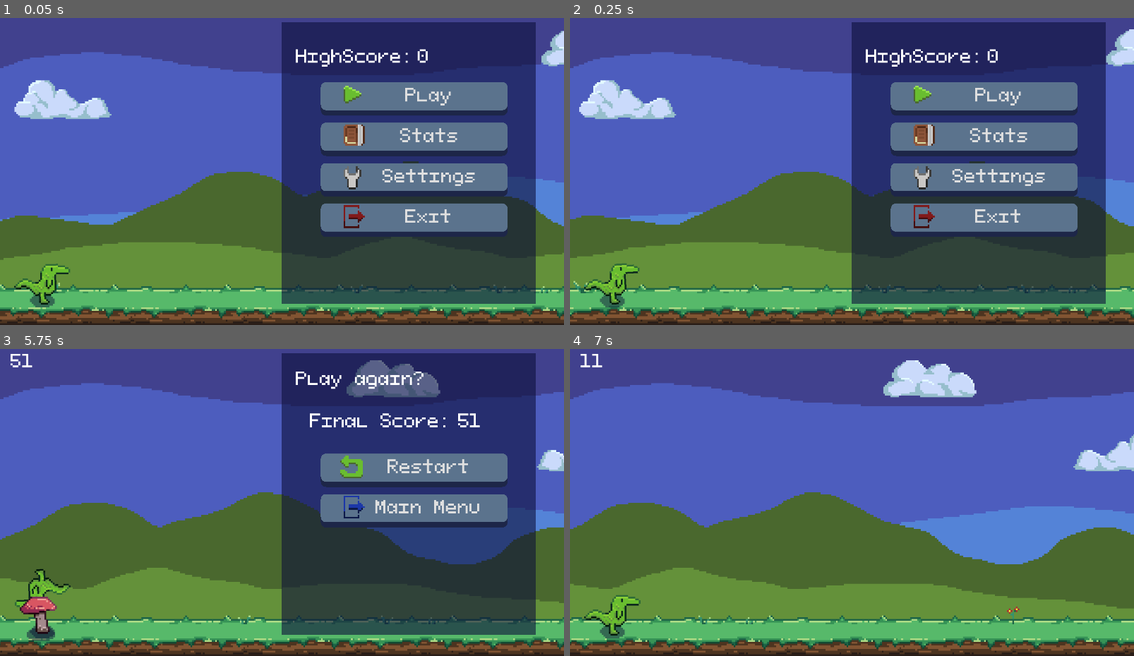
Above: before the commit, frames 1-4 (two rows, left to right).
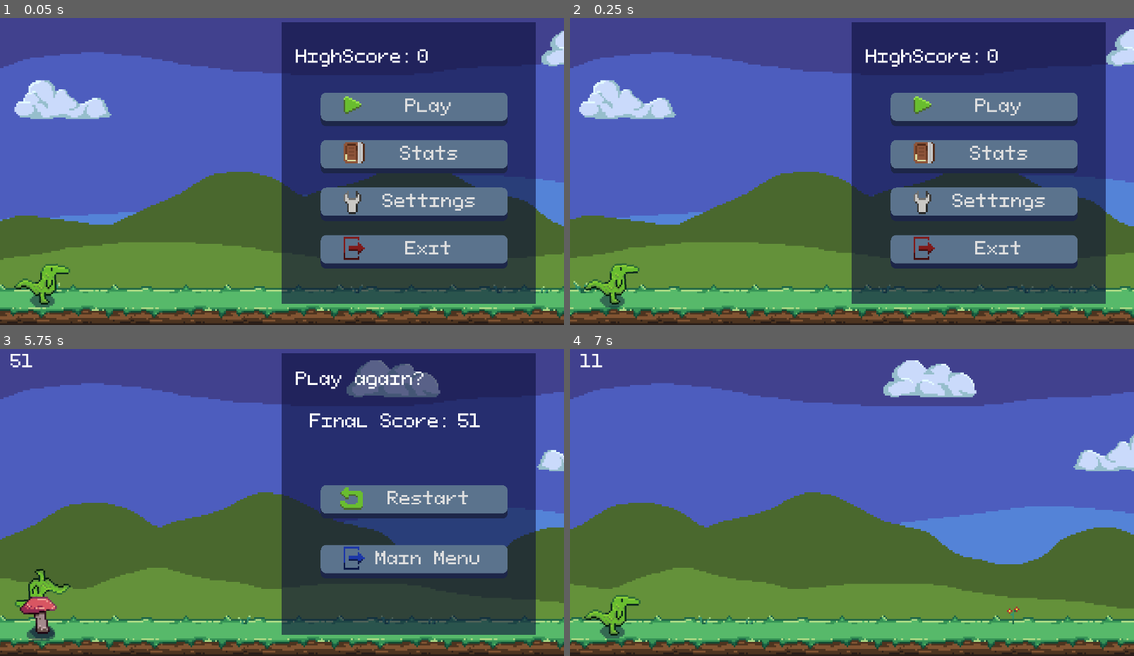
Above: after the commit, the same moments.

Repository: zMenta/DinosaurRun
Game: Godot game, scene res://main/Main.tscn
Two runs of this game, one before a commit and one after it. Both use one fixed random seed, a clock stepped at 60 frames per second and the inputs below.
Inputs:
- Up to frame 1 (0.05 s): no input
- Up to frame 2 (0.25 s): no input
- Up to frame 3 (5.75 s): click "Play" at 0.5 s; tap Space (jump) at 1.52, 2.27, 3.77, 4.52, 5.27 s
- Up to frame 4 (7 s): click "Restart" at 5.75 s

The runs differ from the first frame. In frame 1, 15% of the frame differs, in the area x 56-90%, y 20-82%; in frame 2, 15%; in frame 3, 9.5%; in frame 4, nothing differs.

Commit message:
added on menus Theme Overrides -> Separation values

Diff:
--- a/DinosaurRun/scenes/interface/menu_gameover/MenuGameOver.tscn
+++ b/DinosaurRun/scenes/interface/menu_gameover/MenuGameOver.tscn
@@ -40,15 +40,19 @@
 text = "00000"
 clip_text = true
 
+[node name="VBoxContainer" parent="ColorRect" index="2"]
+margin_top = 56.0
+custom_constants/separation = 15
+
 [node name="ButtonRestart" parent="ColorRect/VBoxContainer" index="0" instance=ExtResource( 2 )]
-margin_top = 49.0
-margin_bottom = 68.0
+margin_top = 19.0
+margin_bottom = 38.0
 text = "Restart"
 icon = SubResource( 1 )
 
 [node name="ButtonGoBack" parent="ColorRect/VBoxContainer" index="1" instance=ExtResource( 2 )]
-margin_top = 72.0
-margin_bottom = 91.0
+margin_top = 53.0
+margin_bottom = 72.0
 text = "Main Menu"
 icon = SubResource( 2 )
 
--- a/DinosaurRun/scenes/interface/menu_main/MenuMain.tscn
+++ b/DinosaurRun/scenes/interface/menu_main/MenuMain.tscn
@@ -54,15 +54,19 @@
 text = "0"
 clip_text = true
 
+[node name="VBoxContainer" parent="ColorRect" index="2"]
+margin_top = 32.0
+custom_constants/separation = 8
+
 [node name="ButtonPlay" parent="ColorRect/VBoxContainer" index="0" instance=ExtResource( 5 )]
-margin_top = 26.0
-margin_bottom = 45.0
+margin_top = 8.0
+margin_bottom = 27.0
 icon = SubResource( 4 )
 
 [node name="ButtonStats" type="Button" parent="ColorRect/VBoxContainer" index="1"]
-margin_top = 49.0
+margin_top = 35.0
 margin_right = 86.0
-margin_bottom = 68.0
+margin_bottom = 54.0
 focus_mode = 0
 theme = ExtResource( 3 )
 enabled_focus_mode = 0
@@ -70,9 +74,9 @@
 icon = SubResource( 1 )
 
 [node name="ButtonSettings" type="Button" parent="ColorRect/VBoxContainer" index="2"]
-margin_top = 72.0
+margin_top = 62.0
 margin_right = 86.0
-margin_bottom = 91.0
+margin_bottom = 81.0
 focus_mode = 0
 theme = ExtResource( 3 )
 enabled_focus_mode = 0
@@ -80,9 +84,9 @@
 icon = SubResource( 2 )
 
 [node name="ButtonExit" type="Button" parent="ColorRect/VBoxContainer" index="3"]
-margin_top = 95.0
+margin_top = 89.0
 margin_right = 86.0
-margin_bottom = 114.0
+margin_bottom = 108.0
 focus_mode = 0
 theme = ExtResource( 3 )
 enabled_focus_mode = 0
--- a/DinosaurRun/scenes/interface/menu_options/MenuOptions.tscn
+++ b/DinosaurRun/scenes/interface/menu_options/MenuOptions.tscn
@@ -22,11 +22,12 @@
 [node name="VBoxContainer" parent="ColorRect" index="1"]
 margin_left = -115.0
 margin_right = 114.0
+custom_constants/separation = 20
 
 [node name="Resolution" type="HBoxContainer" parent="ColorRect/VBoxContainer" index="0"]
-margin_top = 21.0
+margin_top = 19.0
 margin_right = 229.0
-margin_bottom = 40.0
+margin_bottom = 38.0
 alignment = 1
 
 [node name="LabelResolution" type="Label" parent="ColorRect/VBoxContainer/Resolution" index="0"]
@@ -46,9 +47,9 @@
 text = "1920x1080"
 
 [node name="FullScreen" type="HBoxContainer" parent="ColorRect/VBoxContainer" index="1"]
-margin_top = 44.0
+margin_top = 58.0
 margin_right = 229.0
-margin_bottom = 68.0
+margin_bottom = 82.0
 alignment = 1
 
 [node name="LabelFullscreen" type="Label" parent="ColorRect/VBoxContainer/FullScreen" index="0"]
@@ -66,9 +67,10 @@
 enabled_focus_mode = 0
 
 [node name="Borderless" type="HBoxContainer" parent="ColorRect/VBoxContainer" index="2"]
-margin_top = 72.0
+visible = false
+margin_top = 83.0
 margin_right = 229.0
-margin_bottom = 96.0
+margin_bottom = 107.0
 alignment = 1
 
 [node name="Label" type="Label" parent="ColorRect/VBoxContainer/Borderless" index="0"]
@@ -87,9 +89,9 @@
 
 [node name="ButtonMainMenu" parent="ColorRect/VBoxContainer" index="3" instance=ExtResource( 3 )]
 margin_left = 74.0
-margin_top = 100.0
+margin_top = 102.0
 margin_right = 155.0
-margin_bottom = 119.0
+margin_bottom = 121.0
 grow_horizontal = 0
 size_flags_horizontal = 4
 size_flags_vertical = 0
--- a/DinosaurRun/scenes/interface/menu_stats/MenuStats.tscn
+++ b/DinosaurRun/scenes/interface/menu_stats/MenuStats.tscn
@@ -27,11 +27,12 @@
 [node name="VBoxContainer" parent="ColorRect" index="1"]
 margin_left = -115.0
 margin_right = 114.0
+custom_constants/separation = 9
 
 [node name="HighScore" type="HBoxContainer" parent="ColorRect/VBoxContainer" index="0"]
-margin_top = 23.0
+margin_top = 16.0
 margin_right = 230.0
-margin_bottom = 36.0
+margin_bottom = 29.0
 alignment = 1
 
 [node name="LabelHighscore" type="Label" parent="ColorRect/VBoxContainer/HighScore" index="0"]
@@ -49,9 +50,9 @@
 clip_text = true
 
 [node name="TotalScore" type="VBoxContainer" parent="ColorRect/VBoxContainer" index="1"]
-margin_top = 40.0
+margin_top = 38.0
 margin_right = 230.0
-margin_bottom = 70.0
+margin_bottom = 68.0
 
 [node name="LabelTotalScore" type="Label" parent="ColorRect/VBoxContainer/TotalScore" index="0"]
 margin_right = 230.0
@@ -70,9 +71,9 @@
 
 [node name="ButtonResetStats" parent="ColorRect/VBoxContainer" index="2" instance=ExtResource( 2 )]
 margin_left = 67.0
-margin_top = 74.0
+margin_top = 77.0
 margin_right = 162.0
-margin_bottom = 93.0
+margin_bottom = 96.0
 size_flags_horizontal = 4
 size_flags_vertical = 0
 custom_colors/font_color = Color( 0.658824, 0, 0, 1 )
@@ -82,9 +83,9 @@
 
 [node name="ButtonMainMenu" parent="ColorRect/VBoxContainer" index="3" instance=ExtResource( 2 )]
 margin_left = 74.0
-margin_top = 97.0
+margin_top = 105.0
 margin_right = 155.0
-margin_bottom = 116.0
+margin_bottom = 124.0
 grow_horizontal = 0
 size_flags_horizontal = 4
 size_flags_vertical = 0
